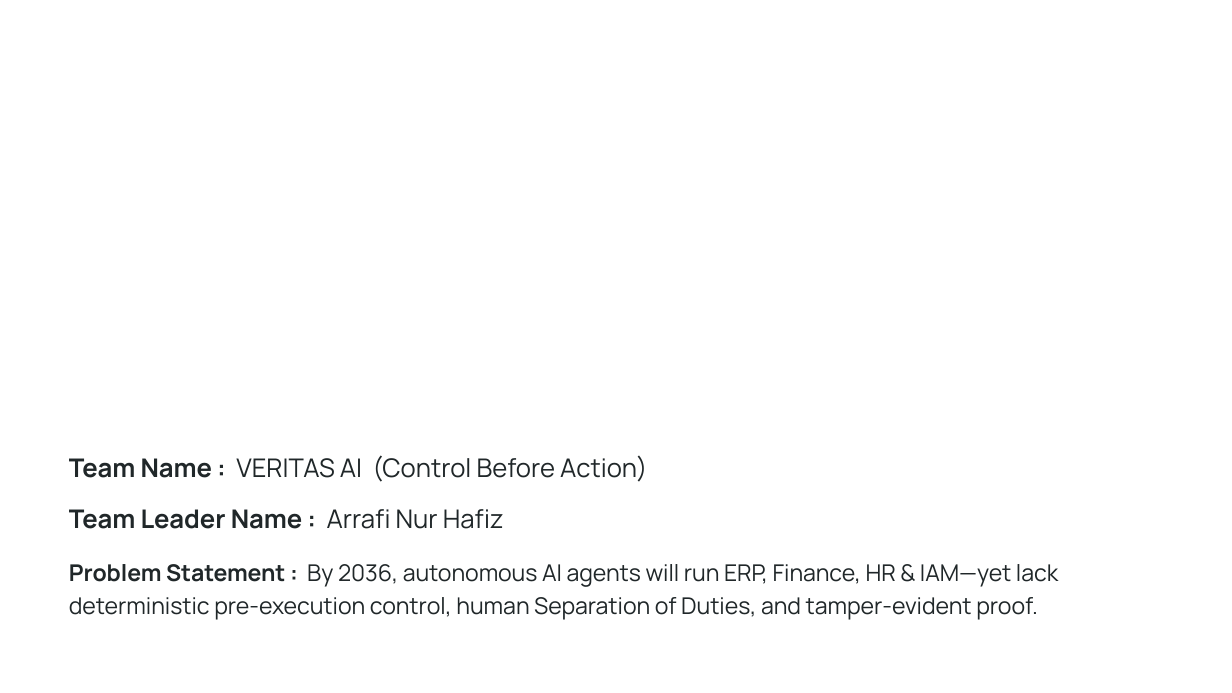
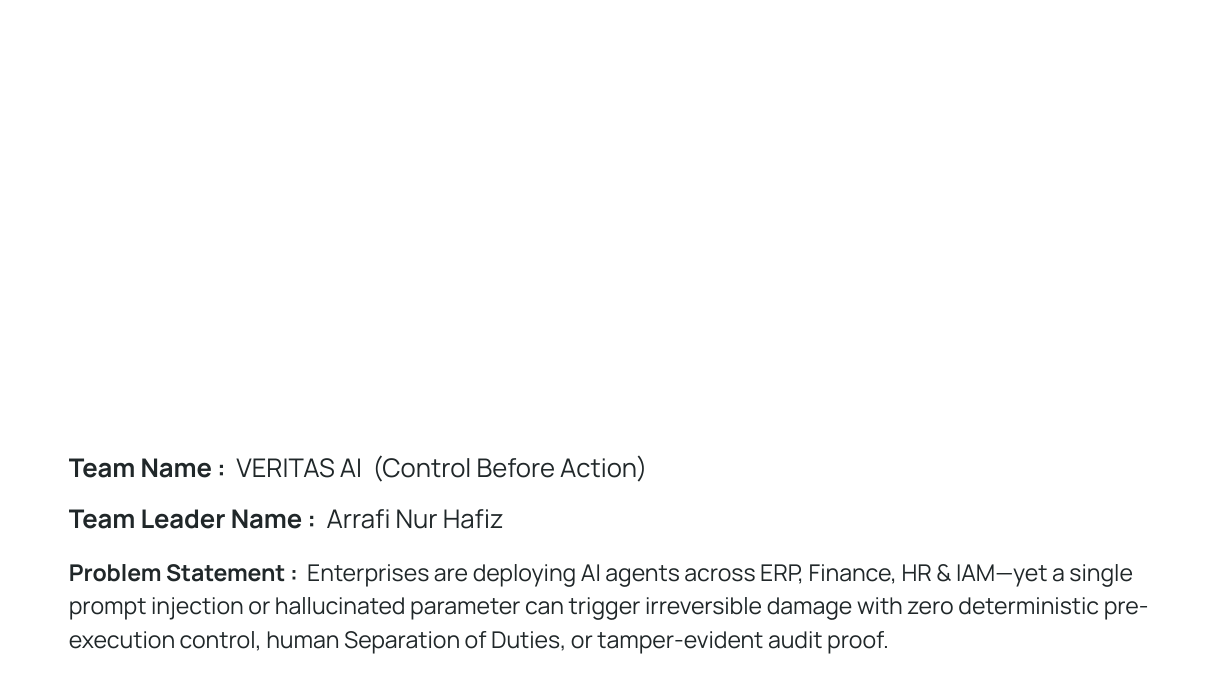
Before and after one commit to ArrafiNurHafiz/Veritas-Ai, a slide deck: slide 1 of docs/VERITAS_AI_Build2036_Deck.pptx. Drawn at 1232x693 pixels with LibreOffice and Linux fonts; fonts in the diff are those of the drawing; background and template pictures are left out. Boxes give left, top, right and bottom in pixels: in the first picture for what was removed or moved away, otherwise in the second. Text is boxed around its words. In the diff, an @@ line names an element or a change of style, - is before the commit and + after.

```diff
--- a/docs/VERITAS_AI_Build2036_Deck.pptx
+++ b/docs/VERITAS_AI_Build2036_Deck.pptx
@@ text at box(69, 564, 1149, 654): text changed @@
-Problem Statement : By 2036, autonomous AI agents will run ERP, Finance, HR & IAM—yet lack deterministic pre-execution control, human Separation of Duties, and tamper-evident proof.
+Problem Statement : Enterprises are deploying AI agents across ERP, Finance, HR & IAM—yet a single prompt injection or hallucinated parameter can trigger irreversible damage with zero deterministic pre-execution control, human Separation of Duties, or tamper-evident audit proof.
```
Also in this commit, not shown: 11 other slides changed.
